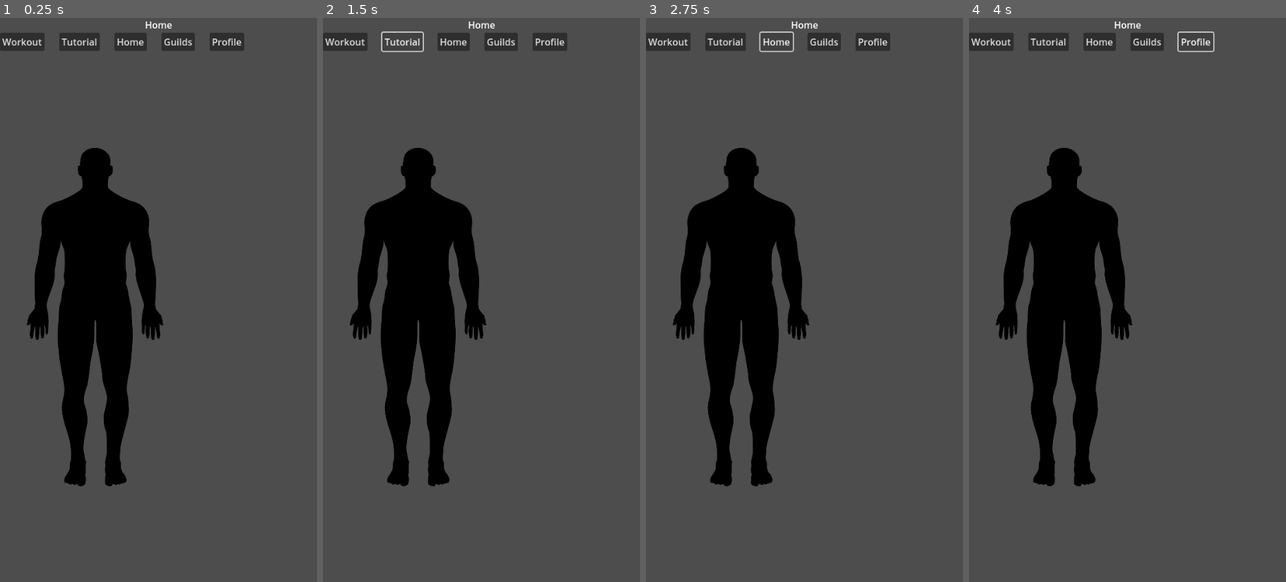
Above: before the commit, frames 1-4 (left to right).
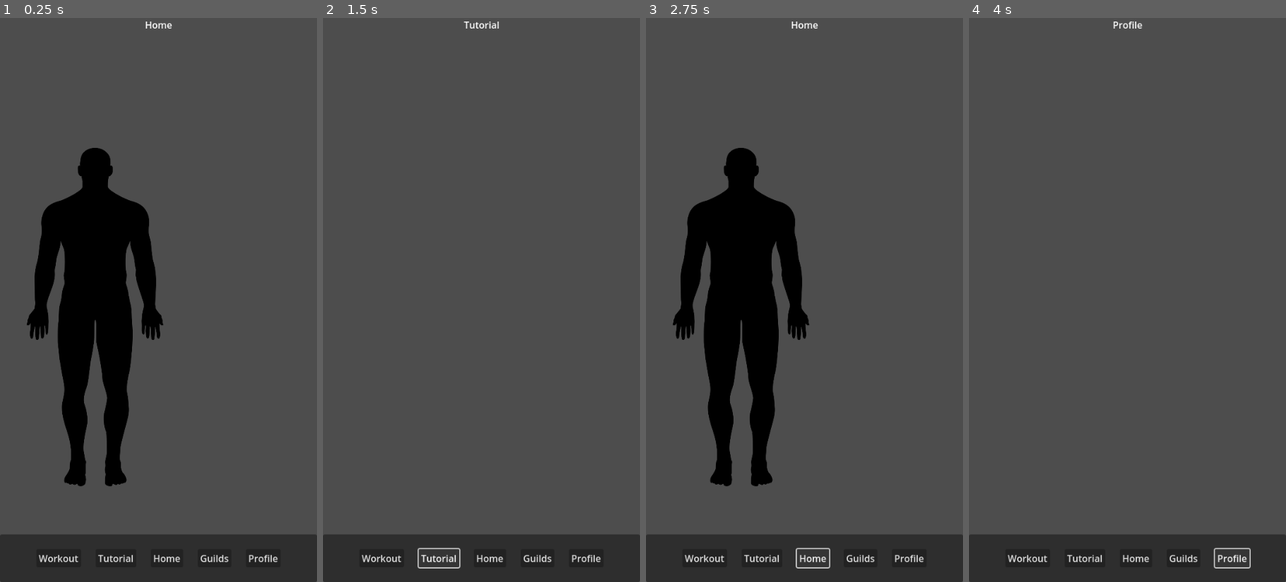
Above: after the commit, the same moments.

Repository: NxKuma/Fit-Quest-App
Game: Godot game, scene res://main.tscn
The game is run twice, just before and just after one commit, with the same random seed, the same clock (stepped at 60 frames per second) and the same inputs.
Inputs:
- Up to frame 1 (0.25 s): no input
- Up to frame 2 (1.5 s): click "Workout" at 0.5 s; click "Tutorial" at 1.25 s
- Up to frame 3 (2.75 s): click "Home" at 2 s
- Up to frame 4 (4 s): click "Guilds" at 2.75 s; click "Profile" at 3.5 s

The runs differ from the first frame. In frame 1, 9.9% of the frame differs, in the area x 0-100%, y 2-100%; in frame 2, 22%; in frame 3, 9.5%; in frame 4, 22%, in the area x 0-100%, y 0-100%.
Error before the commit: Cannot call method 'get_child_count' on a null value. (res://navigation_bar.gd:16)

Commit message:
reverted to main scene

Diff:
--- a/main.gd
+++ b/main.gd
@@ -1,17 +1,17 @@
 extends Control
 
-@export var initialView := 2
-
-@onready var views: MarginContainer = %Views
-@onready var buttons: HBoxContainer = %Buttons
-
-func _ready():
-	_set_page(initialView)
-
-	for button in buttons.get_children():
-		var buttonIndex = button.get_index()
-		button.pressed.connect(_set_page.bind(buttonIndex))
-
-func _set_page(viewNumber):
-	for i in views.get_child_count():
-		views.get_children()[i].visible = i == viewNumber # set visible if i == viewNumber
+#@export var initialView := 2
+#
+#@onready var views: MarginContainer = %Views
+#@onready var buttons: HBoxContainer = %Buttons
+#
+#func _ready():
+	#_set_page(initialView)
+	#
+	#for button in buttons.get_children():
+		#var buttonIndex = button.get_index()
+		#button.pressed.connect(_set_page.bind(buttonIndex))
+#
+#func _set_page(viewNumber):
+	#for i in views.get_child_count():
+		#views.get_children()[i].visible = i == viewNumber # set visible if i == viewNumber
--- a/main.tscn
+++ b/main.tscn
@@ -1,6 +1,5 @@
-[gd_scene load_steps=8 format=3 uid="uid://bl4y6jd2d3nrt"]
+[gd_scene load_steps=7 format=3 uid="uid://bl4y6jd2d3nrt"]
 
-[ext_resource type="Script" path="res://main.gd" id="1_bhc7n"]
 [ext_resource type="PackedScene" uid="uid://hksd5fbuiqlu" path="res://views/home_view.tscn" id="2_s1anr"]
 [ext_resource type="PackedScene" uid="uid://bdcc8ok0c48ne" path="res://views/tutorial_view.tscn" id="3_blyws"]
 [ext_resource type="PackedScene" uid="uid://6xmlyob2ti21" path="res://views/workout_view.tscn" id="3_wvkul"]
@@ -15,7 +14,6 @@
 anchor_bottom = 1.0
 grow_horizontal = 2
 grow_vertical = 2
-script = ExtResource("1_bhc7n")
 
 [node name="VBoxContainer" type="VBoxContainer" parent="."]
 layout_mode = 1
@@ -26,40 +24,27 @@
 grow_vertical = 2
 
 [node name="Views" type="MarginContainer" parent="VBoxContainer"]
-unique_name_in_owner = true
 layout_mode = 2
-size_flags_vertical = 4
+size_flags_vertical = 3
 
 [node name="Workout View" parent="VBoxContainer/Views" instance=ExtResource("3_wvkul")]
-visible = false
 layout_mode = 2
 
 [node name="Tutorial View" parent="VBoxContainer/Views" instance=ExtResource("3_blyws")]
-visible = false
 layout_mode = 2
 
 [node name="Home View" parent="VBoxContainer/Views" instance=ExtResource("2_s1anr")]
-visible = false
 layout_mode = 2
 
 [node name="Guilds View" parent="VBoxContainer/Views" instance=ExtResource("4_pypkf")]
-visible = false
 layout_mode = 2
 
 [node name="Profile View" parent="VBoxContainer/Views" instance=ExtResource("5_wrjgc")]
-visible = false
 layout_mode = 2
 
-[node name="Navigation Bar" parent="." instance=ExtResource("7_af8cx")]
-layout_mode = 0
-anchors_preset = 0
-anchor_left = 0.0
-anchor_top = 0.0
-anchor_right = 0.0
-anchor_bottom = 0.0
-offset_left = 0.0
-offset_top = 0.0
-offset_right = 397.0
-offset_bottom = 81.0
-grow_horizontal = 1
-grow_vertical = 1
+[node name="PanelContainer" type="PanelContainer" parent="VBoxContainer"]
+layout_mode = 2
+
+[node name="Navigation Bar" parent="VBoxContainer/PanelContainer" instance=ExtResource("7_af8cx")]
+layout_mode = 2
+size_flags_vertical = 1
